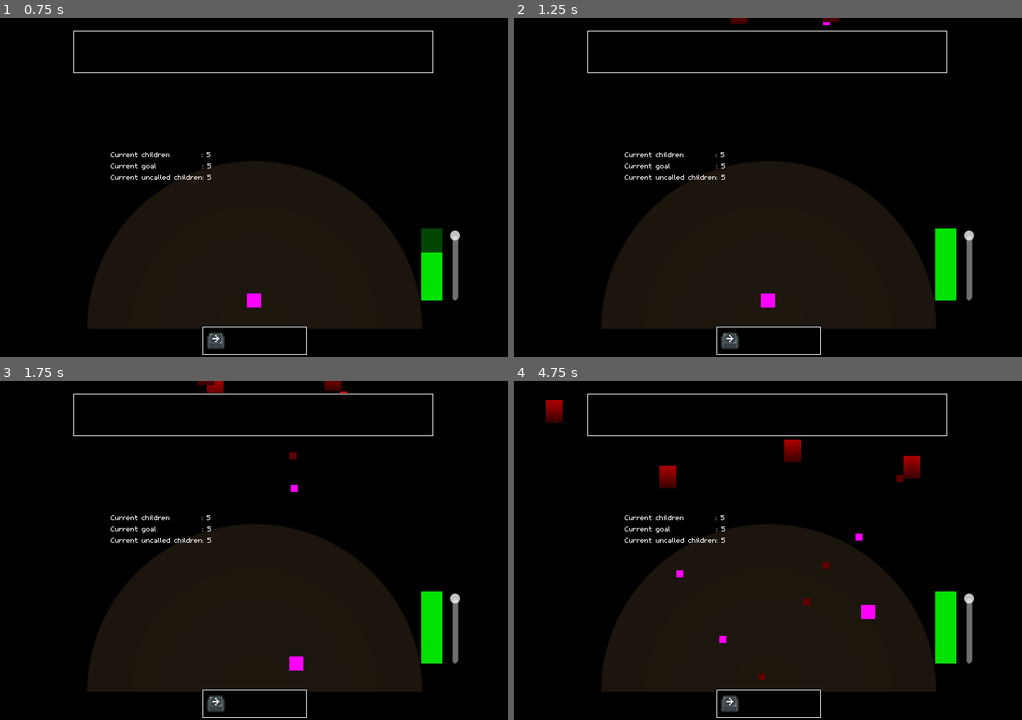
Above: before the commit, frames 1-4 (two rows, left to right).
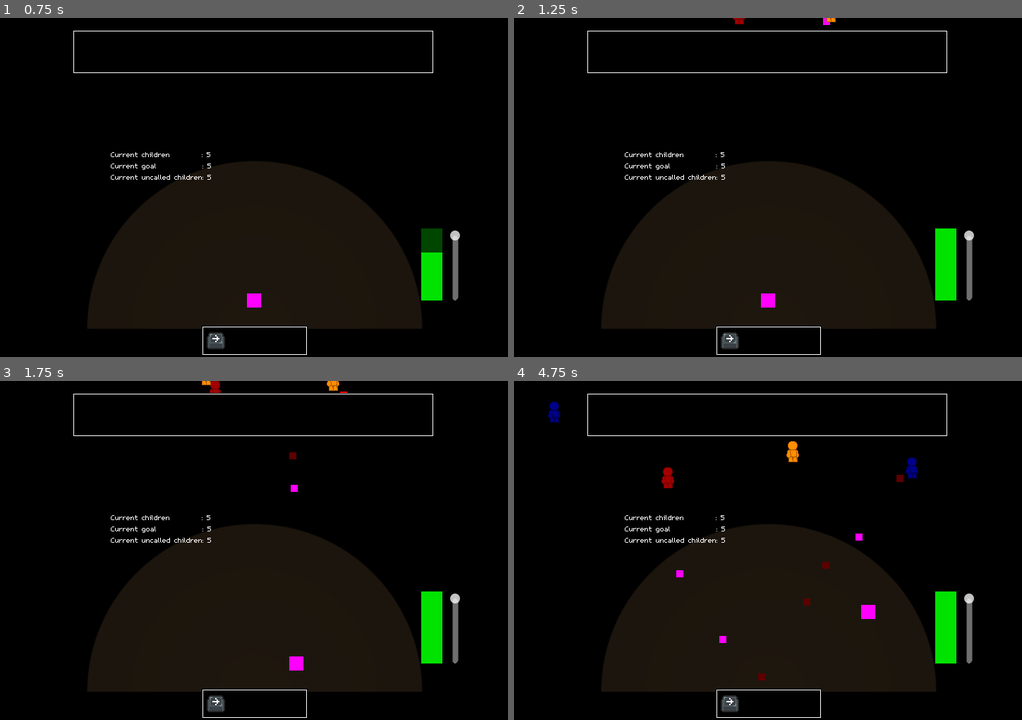
Above: after the commit, the same moments.

Repository: InRe-Dan/MiniJameGam34
Game: Godot game, scene res://menus/main_menu.tscn
Two runs of this game, one before a commit and one after it. Both use one fixed random seed, a clock stepped at 60 frames per second and the inputs below.
Inputs:
- Up to frame 1 (0.75 s): click "Start" at 0.5 s
- Up to frame 2 (1.25 s): no input
- Up to frame 3 (1.75 s): hold D (move_right) from 1.28 s (still down)
- Up to frame 4 (4.75 s): release D (move_right) at 2.03 s; hold S (move_down) 2.03-2.78 s; hold D (move_right) 2.78-3.53 s; hold W (move_up) 3.53-4.28 s; hold A (move_left) from 4.28 s (still down)

Frame 1 is identical in both runs. In frame 2, 0.1% of the frame differs, in the area x 42-65%, y 0-2%; in frame 3, 0.2%; in frame 4, 0.9%, in the area x 6-80%, y 5-32%.

Commit message:
Recolouring system

Diff:
--- a/Hazard/spectator.tscn
+++ /dev/null
@@ -1,37 +0,0 @@
-[gd_scene load_steps=6 format=3 uid="uid://bllvgnlk03rvh"]
-
-[ext_resource type="Script" path="res://Hazard/spectator.gd" id="1_6wfni"]
-
-[sub_resource type="Gradient" id="Gradient_io7t6"]
-colors = PackedColorArray(0.227451, 0, 0, 1, 0.678431, 0, 0, 1)
-
-[sub_resource type="GradientTexture2D" id="GradientTexture2D_2abpy"]
-gradient = SubResource("Gradient_io7t6")
-width = 24
-height = 32
-fill_from = Vector2(1, 1)
-
-[sub_resource type="CapsuleShape2D" id="CapsuleShape2D_7uuij"]
-radius = 12.0
-
-[sub_resource type="CapsuleShape2D" id="CapsuleShape2D_sk16m"]
-radius = 15.0
-height = 35.0
-
-[node name="Spectator" type="CharacterBody2D"]
-y_sort_enabled = true
-collision_layer = 8
-collision_mask = 48
-motion_mode = 1
-script = ExtResource("1_6wfni")
-
-[node name="Sprite2D" type="Sprite2D" parent="."]
-texture = SubResource("GradientTexture2D_2abpy")
-
-[node name="CollisionShape2D" type="CollisionShape2D" parent="."]
-shape = SubResource("CapsuleShape2D_7uuij")
-
-[node name="Shapecast" type="ShapeCast2D" parent="."]
-shape = SubResource("CapsuleShape2D_sk16m")
-target_position = Vector2(0, 0)
-collision_mask = 61
--- /dev/null
+++ b/Hazard/spectators/color.gd
@@ -0,0 +1,4 @@
+class_name ColorScheme extends Resource
+
+@export var main : Color
+@export var accent : Color
--- /dev/null
+++ b/Hazard/spectators/colors.gd
@@ -0,0 +1,3 @@
+class_name ColorPalette extends Resource
+
+@export var palette : Array[ColorScheme]
--- /dev/null
+++ b/Hazard/spectators/palette.tres
@@ -0,0 +1,23 @@
+[gd_resource type="Resource" script_class="ColorPalette" load_steps=6 format=3 uid="uid://867re7606t16"]
+
+[ext_resource type="Script" path="res://Hazard/spectators/color.gd" id="1_eott7"]
+[ext_resource type="Script" path="res://Hazard/spectators/colors.gd" id="1_i0cno"]
+
+[sub_resource type="Resource" id="Resource_uiewn"]
+script = ExtResource("1_eott7")
+main = Color(0.635294, 0, 0, 1)
+accent = Color(0.458824, 0, 0, 1)
+
+[sub_resource type="Resource" id="Resource_atdum"]
+script = ExtResource("1_eott7")
+main = Color(0, 0, 0.537255, 1)
+accent = Color(0, 0, 0.239216, 1)
+
+[sub_resource type="Resource" id="Resource_armws"]
+script = ExtResource("1_eott7")
+main = Color(1, 0.556863, 0, 1)
+accent = Color(0.67451, 0.337255, 0, 1)
+
+[resource]
+script = ExtResource("1_i0cno")
+palette = Array[ExtResource("1_eott7")]([SubResource("Resource_uiewn"), SubResource("Resource_atdum"), SubResource("Resource_armws")])
--- a/Hazard/spectator.gd
+++ b/Hazard/spectators/spectator.gd
@@ -2,6 +2,9 @@
 ## Represents a single audience member who is able to create hazards
 
 @onready var eyesight : ShapeCast2D = $Shapecast
+
+@onready var sprite : AnimatedSprite2D = $AnimatedSprite2D
+var colours : ColorPalette = preload("res://Hazard/spectators/palette.tres")
 
 signal hazard_deployed(hazard)
 
@@ -9,6 +12,12 @@
 var objective_position : Vector2
 var called_back : bool = false
 var reached_target : bool = false
+
+func _ready() -> void:
+	sprite.material = sprite.material.duplicate()
+	var scheme : ColorScheme = colours.palette.pick_random()
+	(sprite.material as ShaderMaterial).set_shader_parameter("main", scheme.main)
+	(sprite.material as ShaderMaterial).set_shader_parameter("accent", scheme.accent)
 
 func set_new_objective() -> void:
 	# Reattempt a few times
--- /dev/null
+++ b/Hazard/spectators/spectator.gdshader
@@ -0,0 +1,27 @@
+shader_type canvas_item;
+
+uniform vec4 source_main : source_color;
+uniform vec4 source_accent : source_color;
+
+uniform vec4 main : source_color;
+uniform vec4 accent : source_color;
+
+void vertex() {
+}
+
+void fragment() {
+	float dist_to_main = length(source_main - COLOR);
+	float dist_to_accent = length(source_accent - COLOR);
+	if (dist_to_main < 0.01) {
+		COLOR = main;
+	}
+	if (dist_to_accent < 0.01) {
+		COLOR = accent;
+	}
+	// Called for every pixel the material is visible on.
+}
+
+//void light() {
+	// Called for every pixel for every light affecting the CanvasItem.
+	// Uncomment to replace the default light processing function with this one.
+//}
--- /dev/null
+++ b/Hazard/spectators/spectator.tscn
@@ -0,0 +1,101 @@
+[gd_scene load_steps=14 format=3 uid="uid://bllvgnlk03rvh"]
+
+[ext_resource type="Script" path="res://Hazard/spectators/spectator.gd" id="1_6wfni"]
+[ext_resource type="Texture2D" uid="uid://bluedw7troaw8" path="res://Assets/Pixel_art/guyDemo.png" id="2_0b4by"]
+[ext_resource type="Shader" path="res://Hazard/spectators/spectator.gdshader" id="2_sxp2u"]
+
+[sub_resource type="CapsuleShape2D" id="CapsuleShape2D_7uuij"]
+radius = 12.0
+
+[sub_resource type="CapsuleShape2D" id="CapsuleShape2D_sk16m"]
+radius = 15.0
+height = 35.0
+
+[sub_resource type="ShaderMaterial" id="ShaderMaterial_7h6x2"]
+shader = ExtResource("2_sxp2u")
+shader_parameter/source_main = Color(0.611765, 0.858824, 0.262745, 1)
+shader_parameter/source_accent = Color(0.101961, 0.478431, 0.243137, 1)
+shader_parameter/main = Color(1, 0, 0, 1)
+shader_parameter/accent = null
+
+[sub_resource type="AtlasTexture" id="AtlasTexture_iwe6v"]
+atlas = ExtResource("2_0b4by")
+region = Rect2(96, 0, 32, 32)
+
+[sub_resource type="AtlasTexture" id="AtlasTexture_wqsxh"]
+atlas = ExtResource("2_0b4by")
+region = Rect2(0, 0, 32, 32)
+
+[sub_resource type="AtlasTexture" id="AtlasTexture_xfdq1"]
+atlas = ExtResource("2_0b4by")
+region = Rect2(32, 0, 32, 32)
+
+[sub_resource type="AtlasTexture" id="AtlasTexture_ycw20"]
+atlas = ExtResource("2_0b4by")
+region = Rect2(64, 0, 32, 32)
+
+[sub_resource type="AtlasTexture" id="AtlasTexture_m300q"]
+atlas = ExtResource("2_0b4by")
+region = Rect2(128, 0, 32, 32)
+
+[sub_resource type="AtlasTexture" id="AtlasTexture_g8u3v"]
+atlas = ExtResource("2_0b4by")
+region = Rect2(160, 0, 32, 32)
+
+[sub_resource type="SpriteFrames" id="SpriteFrames_n1hrr"]
+animations = [{
+"frames": [{
+"duration": 1.0,
+"texture": SubResource("AtlasTexture_iwe6v")
+}],
+"loop": true,
+"name": &"idle",
+"speed": 5.0
+}, {
+"frames": [{
+"duration": 1.0,
+"texture": SubResource("AtlasTexture_wqsxh")
+}, {
+"duration": 1.0,
+"texture": SubResource("AtlasTexture_xfdq1")
+}, {
+"duration": 1.0,
+"texture": SubResource("AtlasTexture_ycw20")
+}],
+"loop": false,
+"name": &"throw",
+"speed": 5.0
+}, {
+"frames": [{
+"duration": 1.0,
+"texture": SubResource("AtlasTexture_m300q")
+}, {
+"duration": 1.0,
+"texture": SubResource("AtlasTexture_g8u3v")
+}],
+"loop": true,
+"name": &"walk",
+"speed": 5.0
+}]
+
+[node name="Spectator" type="CharacterBody2D"]
+y_sort_enabled = true
+collision_layer = 8
+collision_mask = 48
+motion_mode = 1
+script = ExtResource("1_6wfni")
+
+[node name="CollisionShape2D" type="CollisionShape2D" parent="."]
+shape = SubResource("CapsuleShape2D_7uuij")
+
+[node name="Shapecast" type="ShapeCast2D" parent="."]
+shape = SubResource("CapsuleShape2D_sk16m")
+target_position = Vector2(0, 0)
+collision_mask = 61
+
+[node name="AnimatedSprite2D" type="AnimatedSprite2D" parent="."]
+material = SubResource("ShaderMaterial_7h6x2")
+sprite_frames = SubResource("SpriteFrames_n1hrr")
+animation = &"walk"
+autoplay = "idle"
+frame_progress = 0.145617
--- a/Main/audience_manager.gd
+++ b/Main/audience_manager.gd
@@ -5,13 +5,14 @@
 @export var audience_amount_tolerance : int = 4
 @export var debug_label : Label
 
-@onready var spectator_scene: PackedScene = preload("res://Hazard/spectator.tscn")
+@onready var spectator_scene: PackedScene = preload("res://Hazard/spectators/spectator.tscn")
 @onready var main : Main = get_tree().get_first_node_in_group("main")
 
 ## Called when the node enters the scene tree for the first time.
 func _ready() -> void:
 	for i in range(calculate_target_audience_members(1.0)):
 		create_spectator()
+
 
 func _process(delta : float) -> void:
 	if not debug_label:
--- a/menus/main_menu.tscn
+++ b/menus/main_menu.tscn
@@ -61,7 +61,7 @@
 disabled = true
 text = "Night 2"
 
-[node name="Night 3" type="Button" parent="HBoxContainer/PanelContainer/MarginContainer/HBoxContainer/HBoxContainer3/VBoxContainer"]
+[node name="Night3" type="Button" parent="HBoxContainer/PanelContainer/MarginContainer/HBoxContainer/HBoxContainer3/VBoxContainer"]
 unique_name_in_owner = true
 custom_minimum_size = Vector2(90, 0)
 layout_mode = 2
@@ -138,7 +138,7 @@
 
 [connection signal="pressed" from="HBoxContainer/PanelContainer/MarginContainer/HBoxContainer/HBoxContainer3/VBoxContainer/Start" to="." method="_on_start_pressed"]
 [connection signal="pressed" from="HBoxContainer/PanelContainer/MarginContainer/HBoxContainer/HBoxContainer3/VBoxContainer/Night2" to="." method="_on_night_2_pressed"]
-[connection signal="pressed" from="HBoxContainer/PanelContainer/MarginContainer/HBoxContainer/HBoxContainer3/VBoxContainer/Night 3" to="." method="_on_night_3_pressed"]
+[connection signal="pressed" from="HBoxContainer/PanelContainer/MarginContainer/HBoxContainer/HBoxContainer3/VBoxContainer/Night3" to="." method="_on_night_3_pressed"]
 [connection signal="toggled" from="HBoxContainer/PanelContainer/MarginContainer/HBoxContainer/HBoxContainer/Volume" to="." method="_on_volume_toggled"]
 [connection signal="changed" from="HBoxContainer/PanelContainer/MarginContainer/HBoxContainer/HBoxContainer/Volumeslider" to="." method="_on_volumeslider_changed"]
 [connection signal="toggled" from="HBoxContainer/PanelContainer/MarginContainer/HBoxContainer/HBoxContainer2/Screenshake" to="." method="_on_screenshake_toggled"]
Not shown: 1 places in Main/main.tscn that only renumber resources
